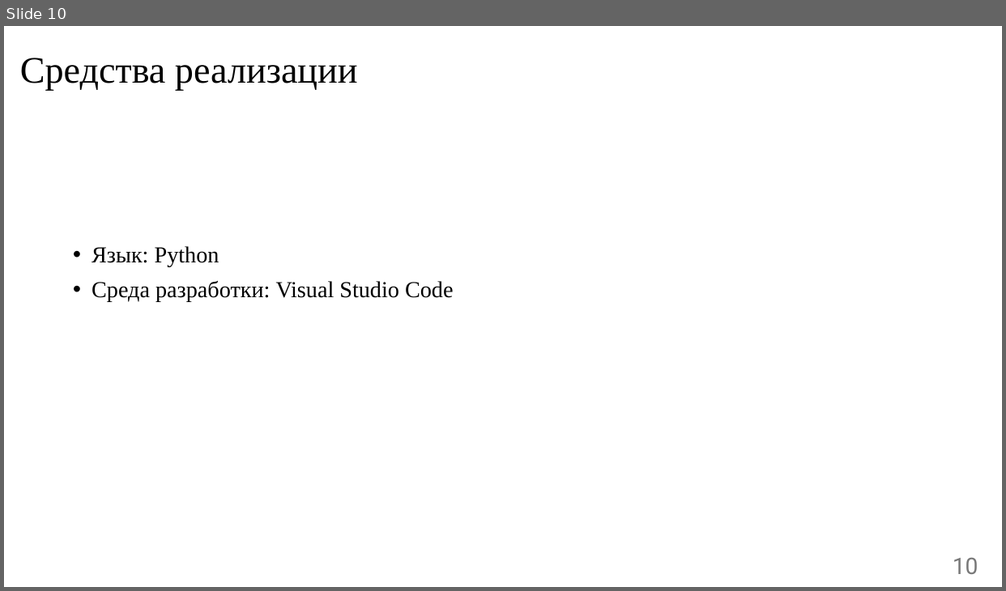
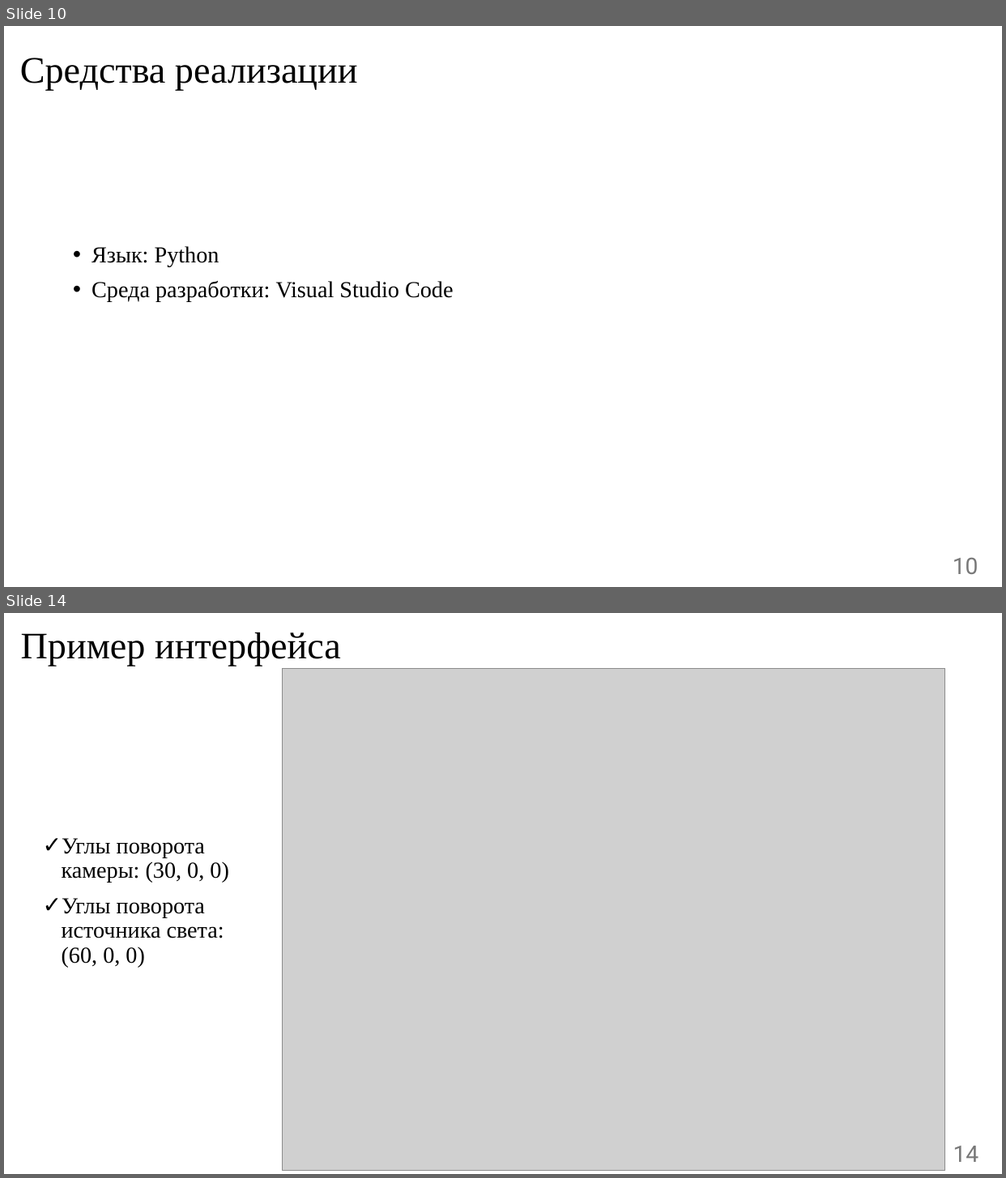
Before and after one commit to Lesa-yps/KYRSACH_CG_5_sem_BMSTU, a slide deck: presentation/ИУ7-55Б-Талышева-Олеся-презентация-КГ.pptx. Shown one above the other, each under a label of ours: slide 10 before the commit, slides 10 and 14 after it; the slides between them are not shown. The pictures are 1006x591 and 1006x1178 pixels, drawn with LibreOffice and Linux fonts; fonts in the diff are those of the drawing; grey boxes stand for pictures. Boxes give left, top, right and bottom in pixels: in the first picture for what was removed or moved away, otherwise in the second. Text is boxed around its words. In the diff, an @@ line names an element or a change of style, - is before the commit and + after.

```diff
--- a/presentation/ИУ7-55Б-Талышева-Олеся-презентация-КГ.pptx
+++ b/presentation/ИУ7-55Б-Талышева-Олеся-презентация-КГ.pptx
@@ slide 14 added at bbox=[4, 613, 1002, 1174], background #FFFFFF @@
@@ title added at bbox=[21, 632, 341, 666], 36 pt, text #000000 @@
+Пример интерфейса
@@ picture added at bbox=[283, 668, 945, 1171] @@
@@ text added at bbox=[62, 838, 228, 967], 22 pt, text #000000 @@
+✓ Углы поворота камеры: (30, 0, 0)
+✓ Углы поворота источника света: (60, 0, 0)
@@ page number added at bbox=[953, 1146, 979, 1162], 22 pt, text #797979 @@
+14
```
Also in this commit, not shown: 2 slides changed, 2 other slides added, 20 other files.
